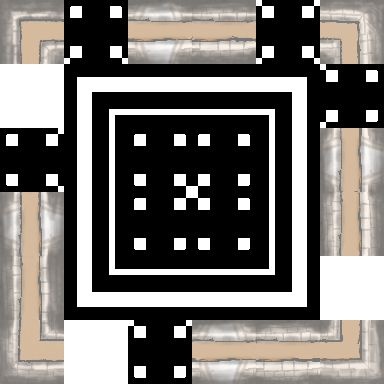
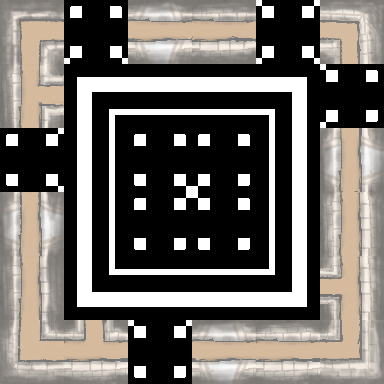
Before/after of a (384, 384) layered artwork. What changed in the layer stack:
hid "Layer 43" over [0, 64, 384, 384]
added layer "Layer 44" above "Layer 45" over [64, 320, 128, 384]
added layer "Layer 47" above "Layer 16" over [320, 256, 353, 321]
painted on "Layer 16" over [35, 63, 64, 128]
